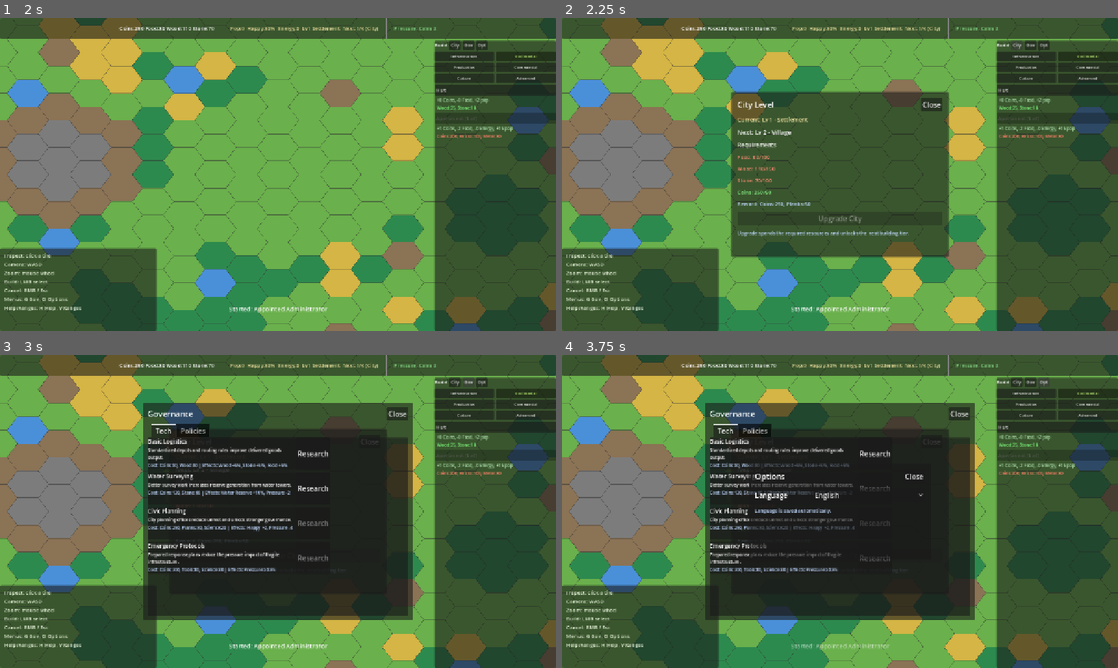
Above: before the commit, frames 1-4 (two rows, left to right).
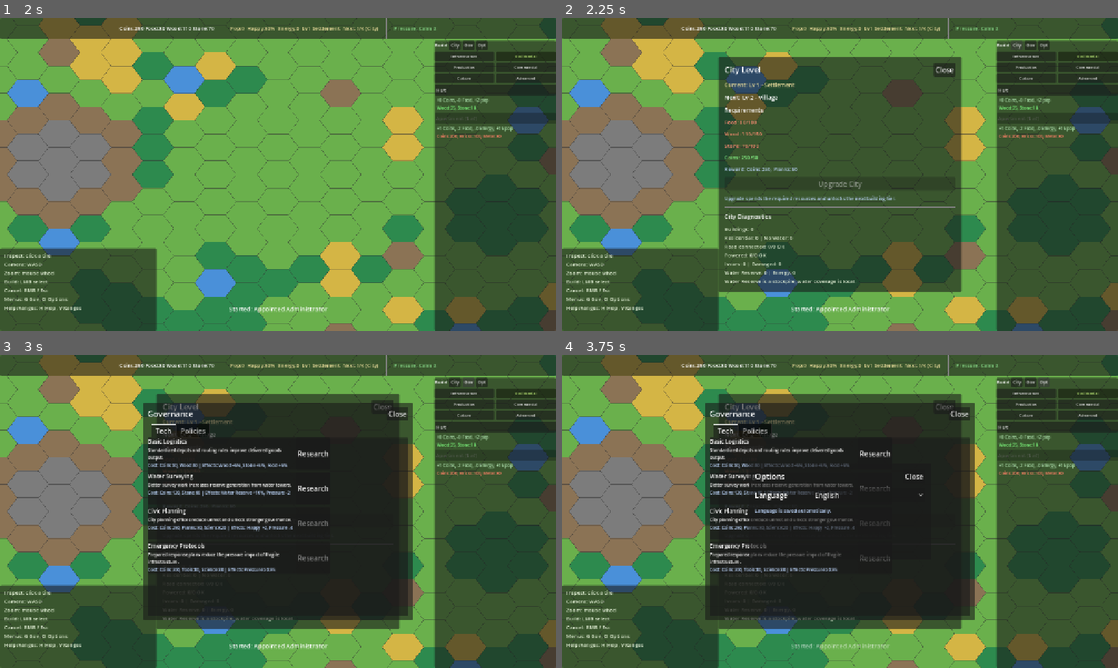
Above: after the commit, the same moments.

Repository: Gaefa/Gamefication
Game: Godot game, scene res://scenes/main.tscn
Same seed, same stepped clock (60 frames per second), same inputs: the game is played once before the commit and once after it.
Inputs:
- Up to frame 1 (2 s): click "Residential" at 0.5 s; click "Begin" at 1.25 s
- Up to frame 2 (2.25 s): click "City" at 2 s
- Up to frame 3 (3 s): click "Gov" at 2.75 s
- Up to frame 4 (3.75 s): click "Opt" at 3.5 s

Frame 1 is identical in both runs. In frame 2, 15% of the frame differs, in the area x 28-72%, y 12-88%; in frame 3, 6.2%; in frame 4, 6.2%.

Commit message:
feat: add city diagnostics and building needs

Diff:
--- a/godot/content/base/localization.json
+++ b/godot/content/base/localization.json
@@ -147,6 +147,10 @@
     "en": "blocked",
     "ru": "заблокировано"
   },
+  "ui.needs.title": {
+    "en": "Needs",
+    "ru": "Потребности"
+  },
   "ui.governance.short": {
     "en": "Gov",
     "ru": "Упр"
@@ -202,6 +206,50 @@
   "ui.city.max_level": {
     "en": "Max city level reached.",
     "ru": "Достигнут максимальный уровень города."
+  },
+  "ui.city.diagnostics": {
+    "en": "City Diagnostics",
+    "ru": "Диагностика города"
+  },
+  "ui.city.diagnostics_unavailable": {
+    "en": "Diagnostics unavailable",
+    "ru": "Диагностика недоступна"
+  },
+  "ui.city.buildings": {
+    "en": "Buildings",
+    "ru": "Здания"
+  },
+  "ui.city.residential": {
+    "en": "Residential",
+    "ru": "Жильё"
+  },
+  "ui.city.no_water": {
+    "en": "No water",
+    "ru": "Без воды"
+  },
+  "ui.city.road_connected": {
+    "en": "Road connected",
+    "ru": "Подключено к дорогам"
+  },
+  "ui.city.powered": {
+    "en": "Powered",
+    "ru": "С энергией"
+  },
+  "ui.city.issues": {
+    "en": "Issues",
+    "ru": "Проблемы"
+  },
+  "ui.city.damaged": {
+    "en": "Damaged",
+    "ru": "Повреждено"
+  },
+  "ui.city.water_reserve": {
+    "en": "Water Reserve",
+    "ru": "Резерв воды"
+  },
+  "ui.city.coverage_note": {
+    "en": "Water Reserve is a stockpile; water coverage is local.",
+    "ru": "Резерв воды - склад. Покрытие водой работает локально."
   },
   "ui.common.close": {
     "en": "Close",
--- a/godot/scripts/scenes/hud_root.gd
+++ b/godot/scripts/scenes/hud_root.gd
@@ -633,6 +633,10 @@
 	if effect != "":
 		text += effect + "\n"
 
+	var needs_text: String = _build_building_needs_text(coord, type_id, def, ldata)
+	if needs_text != "":
+		text += needs_text + "\n"
+
 	var flow_text: String = _build_flow_diagnostics(coord, type_id, def, ldata, bld)
 	if flow_text != "":
 		text += flow_text + "\n"
@@ -671,6 +675,28 @@
 	return text
 
 
+func _build_building_needs_text(coord: Vector2i, type_id: String, def: Dictionary, ldata: Dictionary) -> String:
+	var orch := _get_orchestrator()
+	if orch == null or orch.coverage == null:
+		return ""
+
+	var needs: Array[String] = []
+	if def.get("requires_road", false) as bool:
+		needs.append("%s %s" % [Localization.t("ui.flow.road", "Road"), _ok_missing(orch.coverage.is_road_connected(coord))])
+	if (def.get("category", "") as String) == "Residential":
+		needs.append("%s %s" % [Localization.t("ui.flow.water", "Water"), _ok_missing(orch.coverage.is_water_covered(coord))])
+
+	var consumes: Dictionary = ldata.get("consumes", {})
+	if consumes.has("energy") and type_id != "power":
+		needs.append("%s %s" % [Localization.t("ui.flow.power", "Power"), _ok_missing(orch.coverage.is_power_covered(coord))])
+	if not consumes.is_empty():
+		needs.append("%s: %s" % [Localization.t("ui.flow.inputs", "Inputs"), _format_cost(consumes)])
+
+	if needs.is_empty():
+		return ""
+	return "%s:\n%s" % [Localization.t("ui.needs.title", "Needs"), "\n".join(needs)]
+
+
 func _build_flow_diagnostics(coord: Vector2i, type_id: String, def: Dictionary, ldata: Dictionary, bld: Dictionary) -> String:
 	var orch := _get_orchestrator()
 	if orch == null or orch.coverage == null or orch.resource_flow == null:
@@ -991,8 +1017,8 @@
 func _build_city_panel() -> void:
 	_city_panel = PanelContainer.new()
 	_city_panel.set_anchors_preset(PRESET_CENTER)
-	_city_panel.size = Vector2(500, 380)
-	_city_panel.position = Vector2(-250, -190)
+	_city_panel.size = Vector2(560, 540)
+	_city_panel.position = Vector2(-280, -270)
 	_city_panel.visible = false
 	_city_panel.mouse_filter = Control.MOUSE_FILTER_STOP
 	add_child(_city_panel)
@@ -1109,6 +1135,23 @@
 	note.add_theme_color_override("font_color", Color(0.75, 0.85, 1.0))
 	root.add_child(note)
 
+	var sep := HSeparator.new()
+	root.add_child(sep)
+
+	var diag_title := Label.new()
+	diag_title.text = Localization.t("ui.city.diagnostics", "City Diagnostics")
+	diag_title.add_theme_font_size_override("font_size", 14)
+	root.add_child(diag_title)
+
+	var diag := Label.new()
+	diag.text = _build_city_diagnostics_text()
+	diag.autowrap_mode = TextServer.AUTOWRAP_WORD_SMART
+	diag.custom_minimum_size.x = 520
+	diag.add_theme_font_size_override("font_size", 12)
+	diag.add_theme_constant_override("line_spacing", 3)
+	diag.add_theme_color_override("font_color", Color(0.9, 0.95, 0.85))
+	root.add_child(diag)
+
 
 func _upgrade_city_level() -> void:
 	var orch: GameOrchestrator = _get_orchestrator()
@@ -1119,6 +1162,87 @@
 	_update_resource_bar()
 	_rebuild_building_list()
 	_rebuild_city_panel()
+
+
+func _build_city_diagnostics_text() -> String:
+	var orch: GameOrchestrator = _get_orchestrator()
+	if orch == null or orch.coverage == null:
+		return Localization.t("ui.city.diagnostics_unavailable", "Diagnostics unavailable")
+
+	var total_buildings := 0
+	var residential := 0
+	var residential_without_water := 0
+	var road_required := 0
+	var road_missing := 0
+	var power_users := 0
+	var power_missing := 0
+	var issues := 0
+	var damaged := 0
+
+	for coord: Vector2i in GameStateStore.get_all_building_coords():
+		total_buildings += 1
+		var bld: Dictionary = GameStateStore.get_building(coord)
+		var type_id: String = bld.get("type", "") as String
+		var def: Dictionary = ContentDB.get_building_def(type_id)
+		var level: int = bld.get("level", 0) as int
+		var ldata: Dictionary = ContentDB.building_level_data(type_id, level)
+		var consumes: Dictionary = ldata.get("consumes", {})
+
+		if (def.get("category", "") as String) == "Residential":
+			residential += 1
+			if not orch.coverage.is_water_covered(coord):
+				residential_without_water += 1
+		if def.get("requires_road", false) as bool:
+			road_required += 1
+			if not orch.coverage.is_road_connected(coord):
+				road_missing += 1
+		if consumes.has("energy"):
+			power_users += 1
+			if not orch.coverage.is_power_covered(coord):
+				power_missing += 1
+		if bld.get("has_issue", false) as bool:
+			issues += 1
+		if bld.get("damaged", false) as bool:
+			damaged += 1
+
+	var lines: Array[String] = []
+	lines.append("%s: %d" % [Localization.t("ui.city.buildings", "Buildings"), total_buildings])
+	lines.append("%s: %d | %s: %d" % [
+		Localization.t("ui.city.residential", "Residential"),
+		residential,
+		Localization.t("ui.city.no_water", "No water"),
+		residential_without_water,
+	])
+	lines.append("%s: %d/%d %s" % [
+		Localization.t("ui.city.road_connected", "Road connected"),
+		maxi(road_required - road_missing, 0),
+		road_required,
+		_status_word(road_missing == 0),
+	])
+	lines.append("%s: %d/%d %s" % [
+		Localization.t("ui.city.powered", "Powered"),
+		maxi(power_users - power_missing, 0),
+		power_users,
+		_status_word(power_missing == 0),
+	])
+	lines.append("%s: %d | %s: %d" % [
+		Localization.t("ui.city.issues", "Issues"),
+		issues,
+		Localization.t("ui.city.damaged", "Damaged"),
+		damaged,
+	])
+	lines.append("%s: %d | %s: %d" % [
+		Localization.t("ui.city.water_reserve", "Water Reserve"),
+		int(GameStateStore.get_resource("water_res")),
+		Localization.t("ui.resource.energy", "Energy"),
+		int(GameStateStore.get_resource("energy")),
+	])
+	lines.append(Localization.t("ui.city.coverage_note", "Water Reserve is a stockpile; water coverage is local."))
+	return "\n".join(lines)
+
+
+func _status_word(ok: bool) -> String:
+	return Localization.t("ui.flow.ok", "OK") if ok else Localization.t("ui.flow.missing_caps", "MISSING")
 
 
 # ===========================================================
